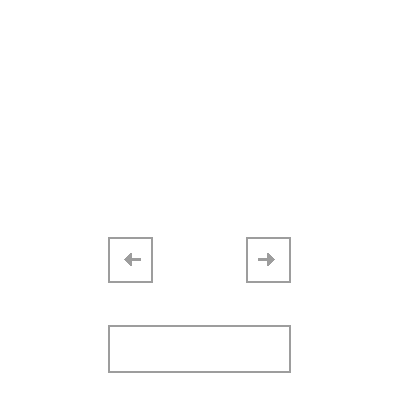
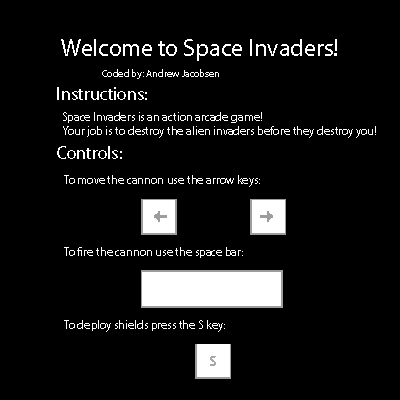
Layered file, before and after one edit (w=400, h=400). Changes by layer:
painted on "Layer 3" over [108, 270, 291, 373]
removed layer "Layer 2 copy" over [246, 237, 291, 283]
added layer "S" above "Layer 4" over [210, 356, 216, 366]
added layer "Layer 4" above "Layer 2" over [195, 344, 231, 379]
painted on "Layer 2" over [108, 199, 286, 283]
added layer "s key" above "To fire the cannon use the space bar:" over [64, 320, 225, 332]
painted on "To fire the cannon use the space bar:" over [62, 247, 301, 311]
painted on "To move the cannon use the arrow keys:" over [62, 175, 323, 223]
painted on "Controls:" over [57, 146, 122, 195]
painted on "Welcome to Space Invaders!" over [14, 36, 384, 62]
painted on "Space Invaders is an action arcade game! Your job is to destroy" over [62, 111, 376, 167]
painted on "Instructions:" over [59, 87, 147, 100]
painted on "Coded by: Andrew Jacobsen" over [102, 67, 283, 80]
showed "Layer 0" over [0, 0, 400, 400]
